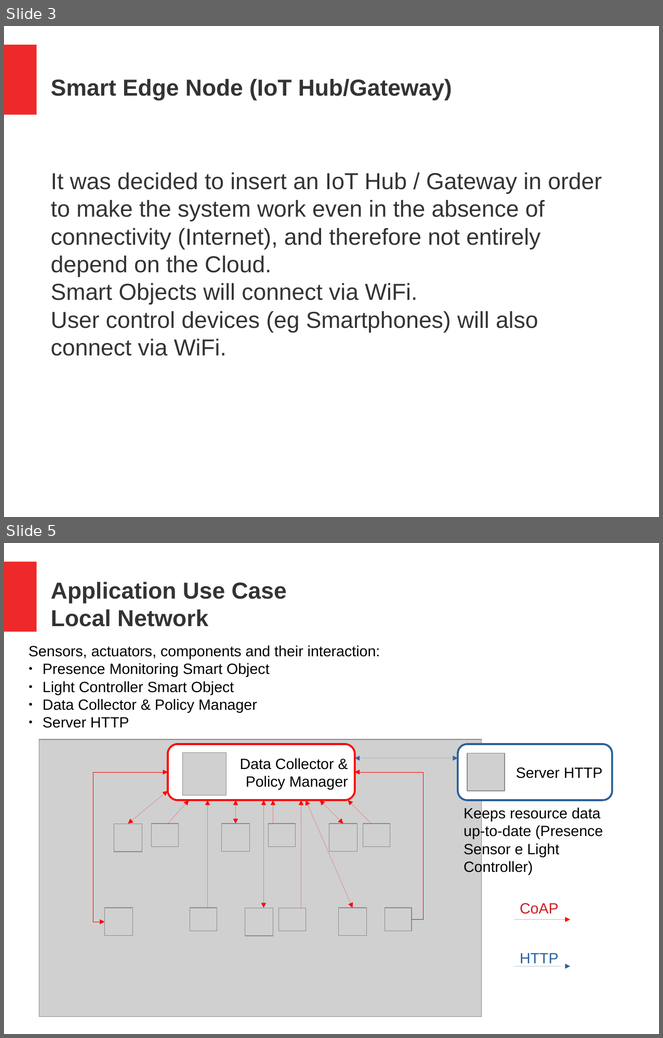
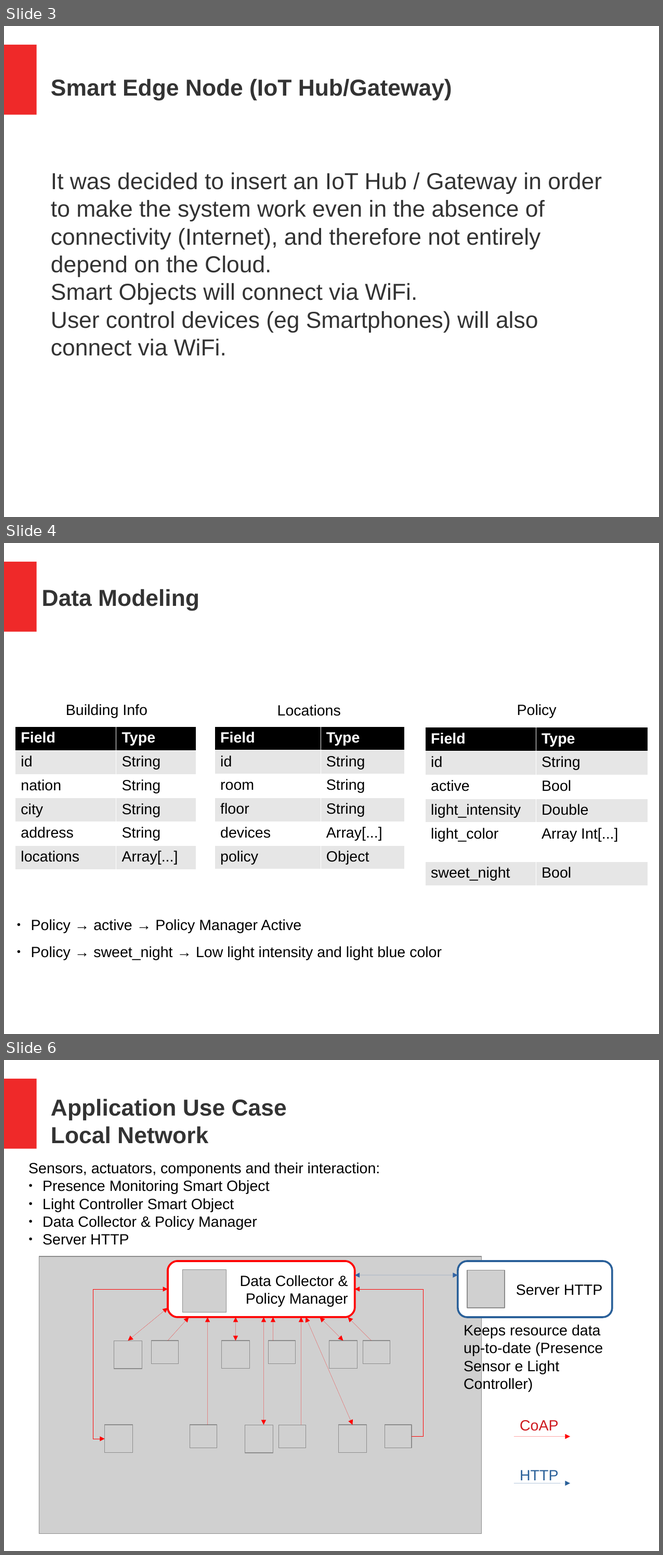
Before and after one commit to MatteoSpaggiari/smartHome, a slide deck: presentazione.odp. Shown one above the other, each under a label of ours: slides 3 and 5 before the commit, slides 3, 4 and 6 after it; the slides between them are not shown. The pictures are 663x1038 and 663x1555 pixels, drawn with LibreOffice and Linux fonts; fonts in the diff are those of the drawing; grey boxes stand for pictures. Boxes give left, top, right and bottom in pixels: in the first picture for what was removed or moved away, otherwise in the second. Text is boxed around its words. In the diff, an @@ line names an element or a change of style, - is before the commit and + after.

```diff
--- a/presentazione.odp
+++ b/presentazione.odp
@@ slide 4 added at (x1=4, y1=543, x2=659, y2=1034), background #FFFFFF; not listed: 1 template element that a slide beside it also shows @@
@@ title added at (x1=42, y1=589, x2=200, y2=611), 28 pt, text #333333, bold @@
+Data Modeling
@@ text added at (x1=66, y1=704, x2=148, y2=718), 18 pt, text #000000 @@
+Building Info
@@ text added at (x1=278, y1=705, x2=341, y2=716), 18 pt, text #000000 @@
+Locations
@@ text added at (x1=517, y1=704, x2=557, y2=718), 18 pt, text #000000 @@
+Policy
@@ table added at (x1=15, y1=727, x2=196, y2=867), 6 rows, 2 columns @@
+Field | Type
+id | String
+nation | String
+city | String
+address | String
+locations | Array[...]
@@ table added at (x1=215, y1=727, x2=404, y2=866), 6 rows, 2 columns @@
+Field | Type
+id | String
+room | String
+floor | String
+devices | Array[...]
+policy | Object
@@ table added at (x1=426, y1=727, x2=648, y2=883), 6 rows, 2 columns @@
+Field | Type
+id | String
+active | Bool
+light_intensity | Double
+light_color | Array Int[...]
+sweet_night | Bool
@@ text added at (x1=31, y1=919, x2=442, y2=961), 18 pt, text #000000 @@
+● Policy → active → Policy Manager Active
+● Policy → sweet_night → Low light intensity and light blue color
@@ what was slide 5 is now slide 6 @@
```
Also in this commit, not shown: 3 slides changed, 2 other slides added, 1 slide removed, 45 other files.
